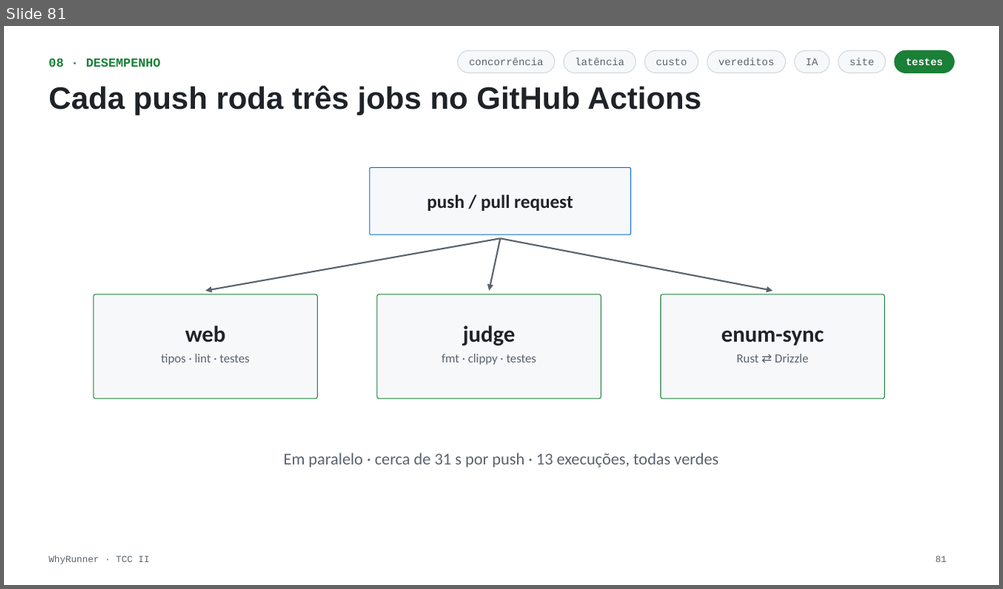
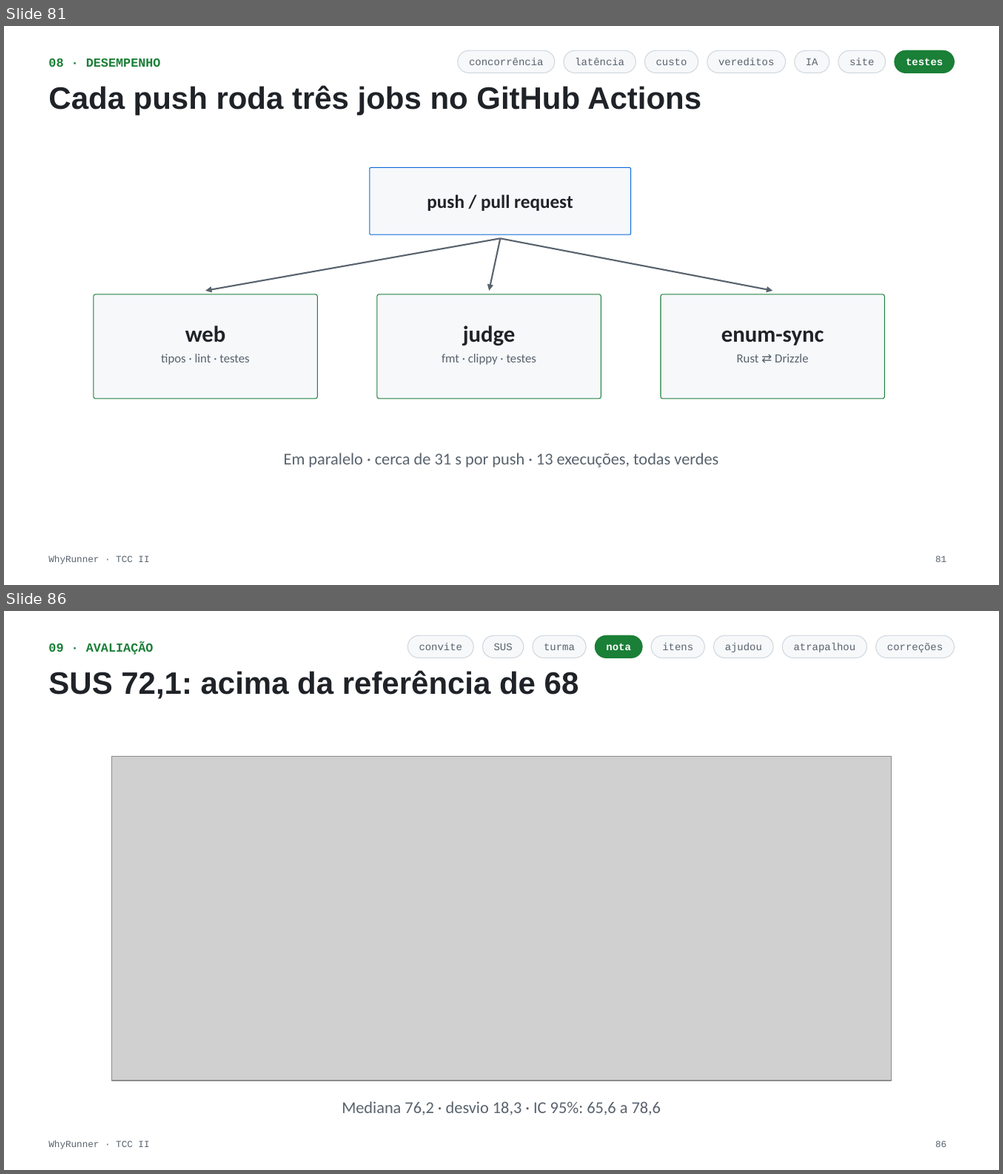
Before and after one commit to whowon2/why-runner, a slide deck: WhyRunner — Apresentação TCC II v5.pptx. Shown one above the other, each under a label of ours: slide 81 before the commit, slides 81 and 86 after it; the slides between them are not shown. The pictures are 1003x589 and 1003x1174 pixels, drawn with LibreOffice and Linux fonts; fonts in the diff are those of the drawing; grey boxes stand for pictures. Boxes give left, top, right and bottom in pixels: in the first picture for what was removed or moved away, otherwise in the second. Text is boxed around its words. In the diff, an @@ line names an element or a change of style, - is before the commit and + after.

```diff
--- a/WhyRunner — Apresentação TCC II v5.pptx
+++ b/WhyRunner — Apresentação TCC II v5.pptx
@@ slide 86 added at (4,611,999,1170), background #FFFFFF; not listed: 1 template element that a slide beside it also shows @@
@@ text added at (48,642,153,655), 12 pt, text #1A7F37, bold @@
+09 · AVALIAÇÃO
@@ rounded rectangle added at (407,635,473,658), fill #F6F8FA, outline #D0D7DE 0.75 pt @@
@@ text added at (419,643,463,650), 10 pt, text #59636E @@
+convite
@@ rounded rectangle added at (482,635,523,658), fill #F6F8FA, outline #D0D7DE 0.75 pt @@
@@ text added at (494,643,512,650), 10 pt, text #59636E @@
+SUS
@@ rounded rectangle added at (532,635,586,658), fill #F6F8FA, outline #D0D7DE 0.75 pt @@
@@ text added at (543,644,575,650), 10 pt, text #59636E @@
+turma
@@ rounded rectangle added at (595,635,642,658), fill #1A7F37, outline #1A7F37 0.75 pt @@
@@ text added at (606,643,630,650), 10 pt, text #FFFFFF, bold @@
+nota
@@ rounded rectangle added at (651,635,705,658), fill #F6F8FA, outline #D0D7DE 0.75 pt @@
@@ text added at (662,643,693,650), 10 pt, text #59636E @@
+itens
@@ rounded rectangle added at (714,635,774,658), fill #F6F8FA, outline #D0D7DE 0.75 pt @@
@@ text added at (725,643,762,652), 10 pt, text #59636E @@
+ajudou
@@ rounded rectangle added at (782,635,867,658), fill #F6F8FA, outline #D0D7DE 0.75 pt @@
@@ text added at (794,643,856,652), 10 pt, text #59636E @@
+atrapalhou
@@ rounded rectangle added at (876,635,954,658), fill #F6F8FA, outline #D0D7DE 0.75 pt @@
@@ text added at (887,643,942,652), 10 pt, text #59636E @@
+correções
@@ title added at (48,670,579,699), 30 pt, text #1F2328, bold @@
+SUS 72,1: acima da referência de 68
@@ picture added at (112,757,891,1081) @@
@@ text added at (341,1102,661,1116), 16 pt, text #59636E @@
+Mediana 76,2 · desvio 18,3 · IC 95%: 65,6 a 78,6
@@ page number added at (935,1141,946,1147), 9 pt, text #59636E @@
+86
```
Also in this commit, not shown: 7 slides changed, 5 other slides added, 3 slides removed, 16 other files.
